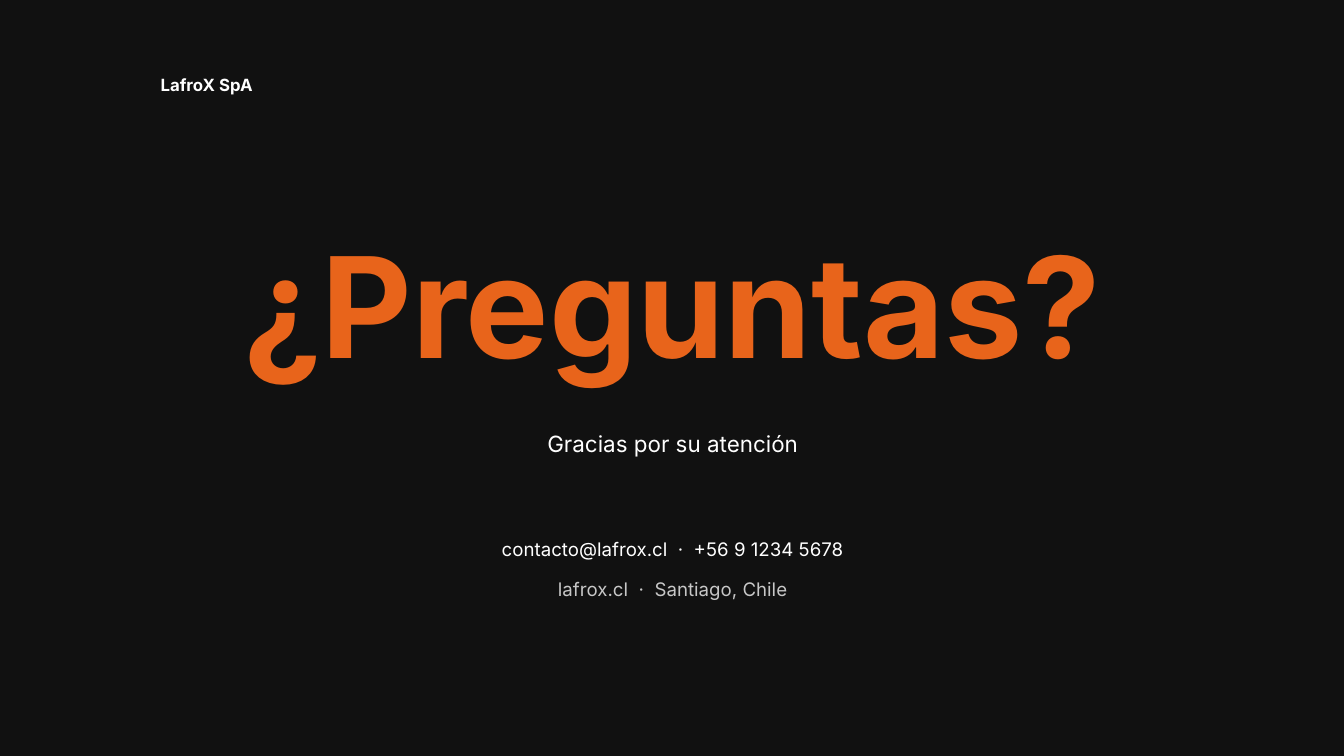
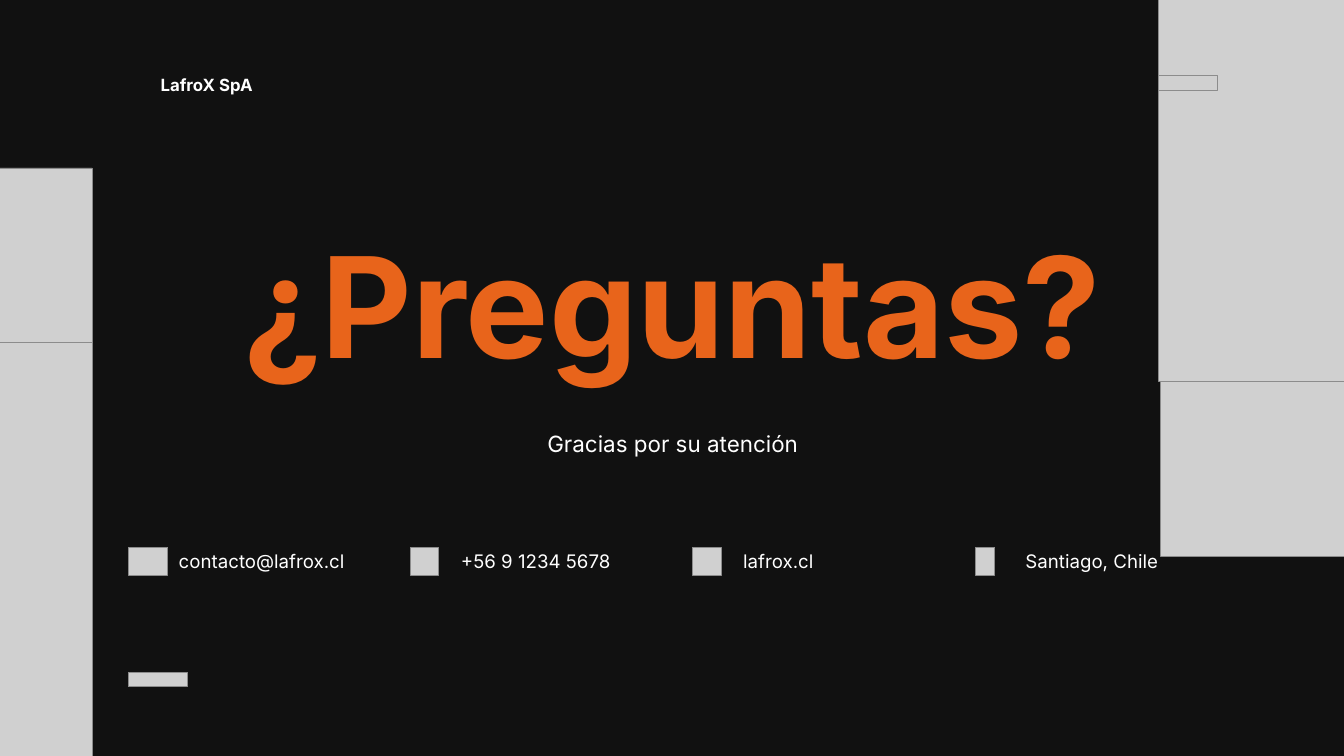
Before and after one commit to PatricioH315/LafroX, a slide deck: slide 19 of LafroX - Plantilla.pptx. Drawn at 1344x756 pixels with LibreOffice and Linux fonts; fonts in the diff are those of the drawing; grey boxes stand for pictures; background and template pictures are left out. Boxes give left, top, right and bottom in pixels: in the first picture for what was removed or moved away, otherwise in the second. Text is boxed around its words. In the diff, an @@ line names an element or a change of style, - is before the commit and + after.

```diff
--- a/LafroX - Plantilla.pptx
+++ b/LafroX - Plantilla.pptx
@@ picture added at box(1159, 0, 1344, 382) @@
@@ picture added at box(1159, 75, 1218, 90) @@
@@ picture added at box(1161, 130, 1344, 556) @@
@@ picture added at box(0, 168, 92, 595) @@
@@ picture added at box(0, 343, 92, 756) @@
@@ picture added at box(128, 547, 168, 575) @@
@@ text added at box(179, 553, 345, 572), 20 pt, text #FFFFFF @@
+contacto@lafrox.cl
@@ picture added at box(411, 547, 438, 575) @@
@@ text at box(461, 554, 611, 568): text changed @@
-contacto@lafrox.cl · +56 9 1234 5678
++56 9 1234 5678
@@ text "+56 9 1234 5678" at box(461, 554, 611, 568): vertical alignment top to middle @@
@@ picture added at box(693, 547, 721, 575) @@
@@ text "lafrox.cl" at box(743, 553, 813, 569): vertical alignment top to middle @@
@@ text at box(743, 553, 813, 569): text changed; text colour #C7C7C7 to #FFFFFF @@
-lafrox.cl · Santiago, Chile
+lafrox.cl
@@ picture added at box(975, 547, 995, 575) @@
@@ text added at box(1025, 554, 1158, 572), 20 pt, text #FFFFFF @@
+Santiago, Chile
@@ picture added at box(128, 672, 187, 687) @@
```
Also in this commit, not shown: 19 other slides changed, 1 slide added, 29 other files.
